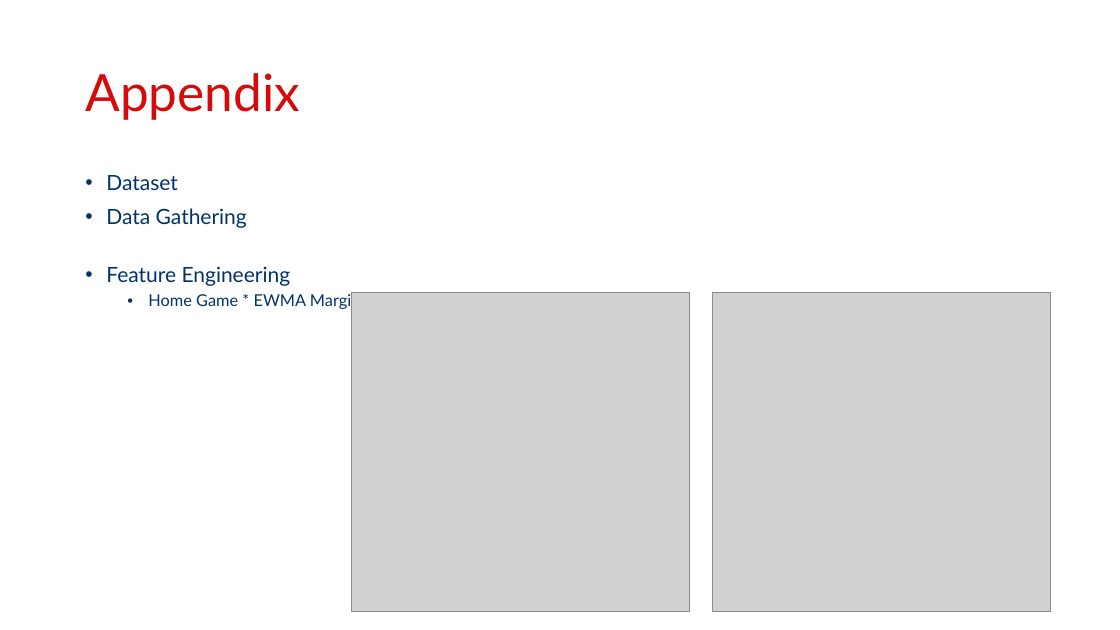
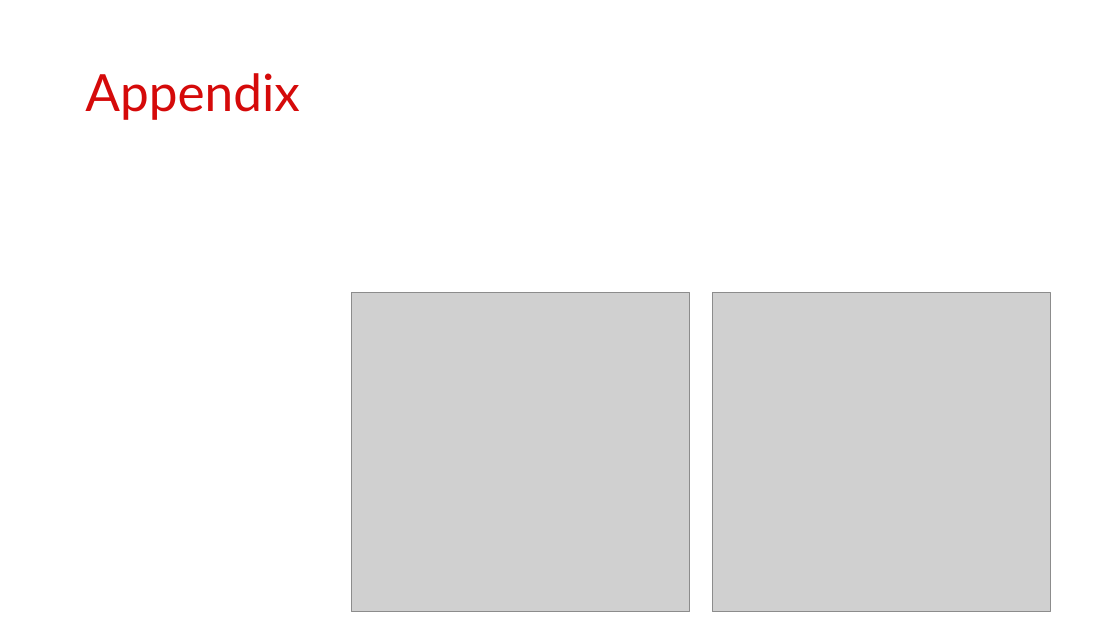
Before and after one commit to edubu2/metis-project2, a slide deck: slide 8 of presentation_lr_nfl.pptx. Drawn at 1120x630 pixels with LibreOffice and Linux fonts; fonts in the diff are those of the drawing; grey boxes stand for pictures. Boxes give left, top, right and bottom in pixels: in the first picture for what was removed or moved away, otherwise in the second. Text is boxed around its words. In the diff, an @@ line names an element or a change of style, - is before the commit and + after.

```diff
--- a/presentation_lr_nfl.pptx
+++ b/presentation_lr_nfl.pptx
@@ text removed at <box>106,175,360,311</box> @@
-• Dataset
-• Data Gathering
-• Feature Engineering
-  • Home Game * EWMA Margin
```
Also in this commit, not shown: 1 other slide changed, 2 other files.
